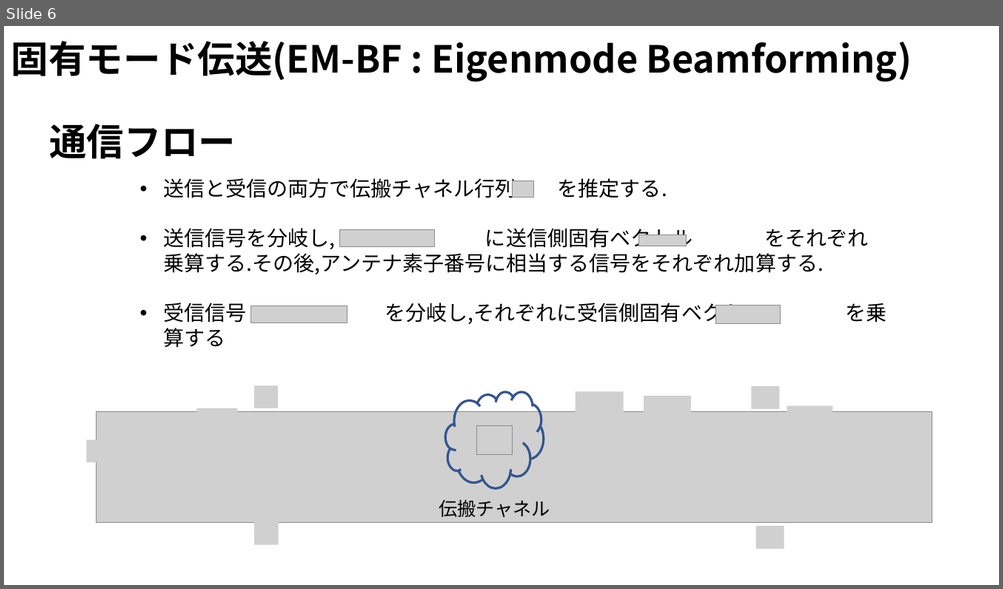
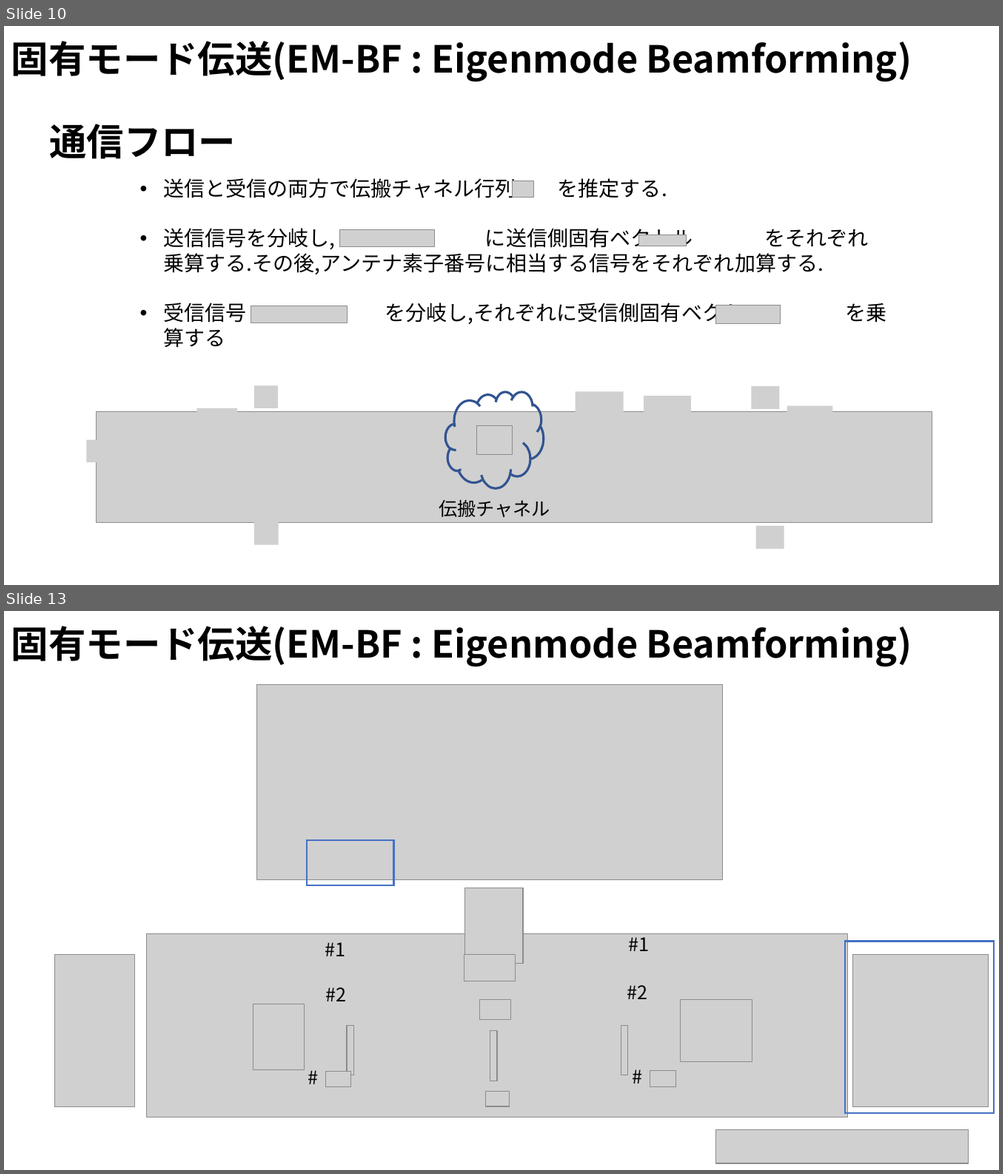
Before and after one commit to ryoww/seminar, a slide deck: MIMO/MU-MIMO.pptx. Shown one above the other, each under a label of ours: slide 6 before the commit, slides 10 and 13 after it; the slides between them are not shown. The pictures are 1003x589 and 1003x1174 pixels, drawn with LibreOffice and Linux fonts; fonts in the diff are those of the drawing; grey boxes stand for pictures. Boxes give left, top, right and bottom in pixels: in the first picture for what was removed or moved away, otherwise in the second. Text is boxed around its words. In the diff, an @@ line names an element or a change of style, - is before the commit and + after.

```diff
--- a/MIMO/MU-MIMO.pptx
+++ b/MIMO/MU-MIMO.pptx
@@ slide 13 added at bbox=[4, 611, 999, 1170], background #FFFFFF @@
@@ text added at bbox=[11, 626, 911, 667], 36 pt, text #000000, bold @@
+固有モード伝送(EM-BF : Eigenmode Beamforming)
@@ picture added at bbox=[257, 685, 722, 880] @@
@@ rectangle added at bbox=[307, 841, 394, 886], outline #4472C4 1.5 pt @@
@@ picture added at bbox=[465, 889, 523, 964] @@
@@ text added at bbox=[325, 943, 346, 957], 18 pt, text #000000 @@
+#1
@@ text added at bbox=[629, 932, 649, 951], 18 pt, text #000000 @@
+#1
@@ rectangle added at bbox=[845, 942, 993, 1114], outline #4472C4 1.5 pt @@
@@ picture added at bbox=[55, 955, 135, 1107] @@
@@ picture added at bbox=[464, 955, 515, 982] @@
@@ picture added at bbox=[852, 955, 988, 1107] @@
@@ text added at bbox=[326, 988, 347, 1002], 18 pt, text #000000 @@
+#2
@@ text added at bbox=[627, 985, 648, 999], 18 pt, text #000000 @@
+#2
@@ picture added at bbox=[480, 999, 512, 1020] @@
@@ group added at bbox=[147, 934, 848, 1118]: 6 pictures @@
@@ text added at bbox=[300, 1062, 358, 1092], 18 pt, text #000000 @@
+#
@@ picture added at bbox=[326, 1072, 350, 1088] @@
@@ text added at bbox=[625, 1062, 683, 1091], 18 pt, text #000000 @@
+#
@@ picture added at bbox=[650, 1071, 675, 1088] @@
@@ picture added at bbox=[485, 1092, 509, 1107] @@
@@ picture added at bbox=[716, 1130, 968, 1164] @@
@@ what was slide 6 is now slide 10 @@
```
Also in this commit, not shown: 9 slides changed, 6 other slides added, 1 slide removed, 26 other files.
